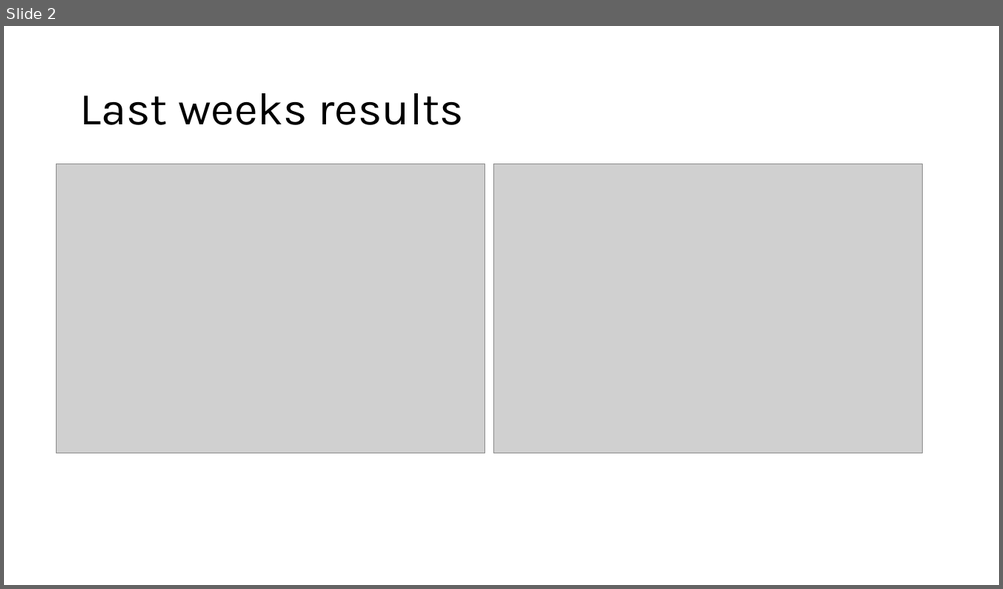
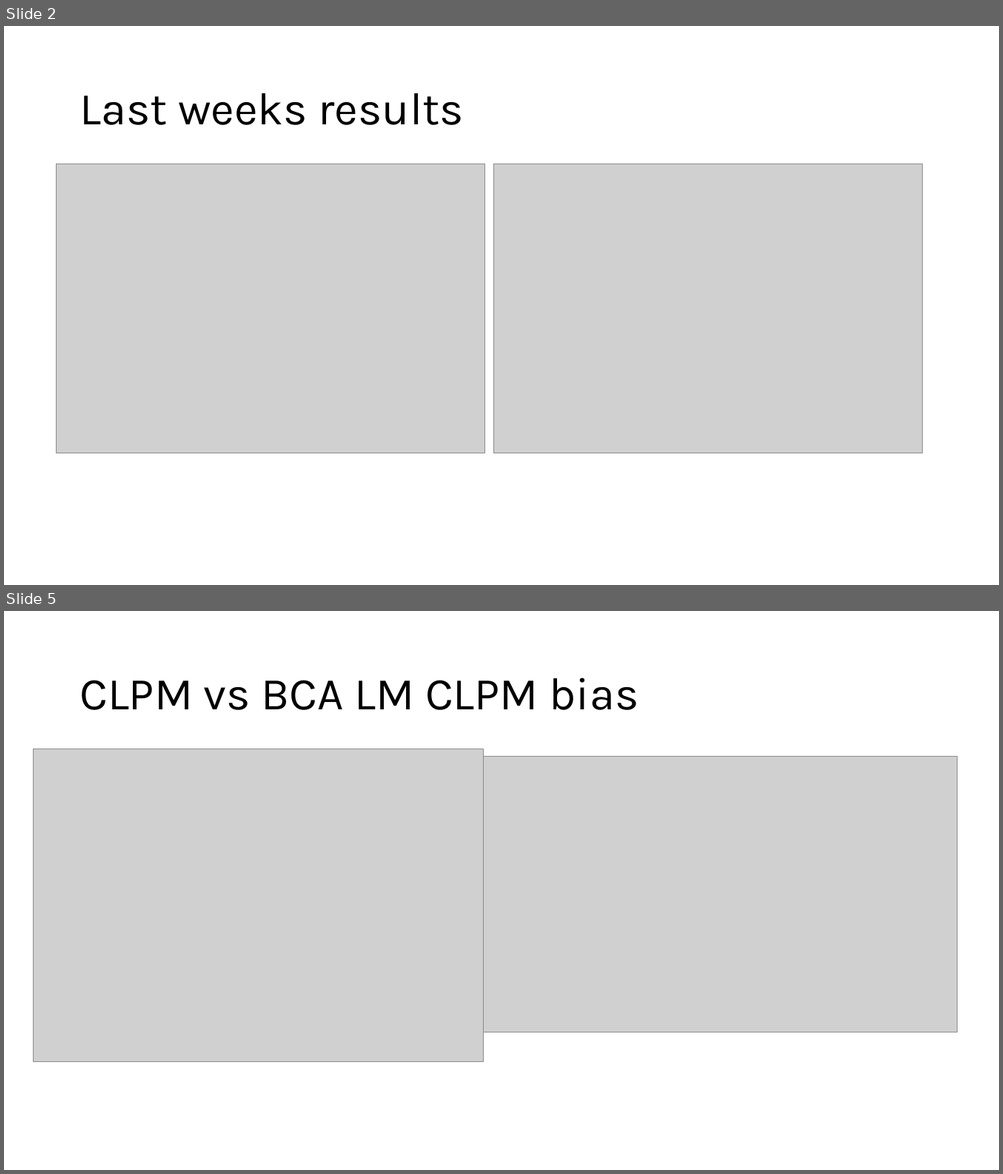
Before and after one commit to EmmaDirk/MachineLearning-BCA, a slide deck: 04_presentations/01_powerpoint/06_Jeroen.pptx. Shown one above the other, each under a label of ours: slide 2 before the commit, slides 2 and 5 after it; the slides between them are not shown. The pictures are 1003x589 and 1003x1174 pixels, drawn with LibreOffice and Linux fonts; fonts in the diff are those of the drawing; grey boxes stand for pictures. Boxes give left, top, right and bottom in pixels: in the first picture for what was removed or moved away, otherwise in the second. Text is boxed around its words. In the diff, an @@ line names an element or a change of style, - is before the commit and + after.

```diff
--- a/04_presentations/01_powerpoint/06_Jeroen.pptx
+++ b/04_presentations/01_powerpoint/06_Jeroen.pptx
@@ slide 5 added at box(4, 611, 999, 1170), background #FFFFFF @@
@@ title added at box(79, 678, 638, 710), 44 pt, text #000000 @@
+CLPM vs BCA LM CLPM bias
@@ picture added at box(33, 749, 483, 1062) @@
@@ picture added at box(483, 757, 957, 1033) @@
```
Also in this commit, not shown: 2 slides changed, 4 other slides added, 9 other files.
